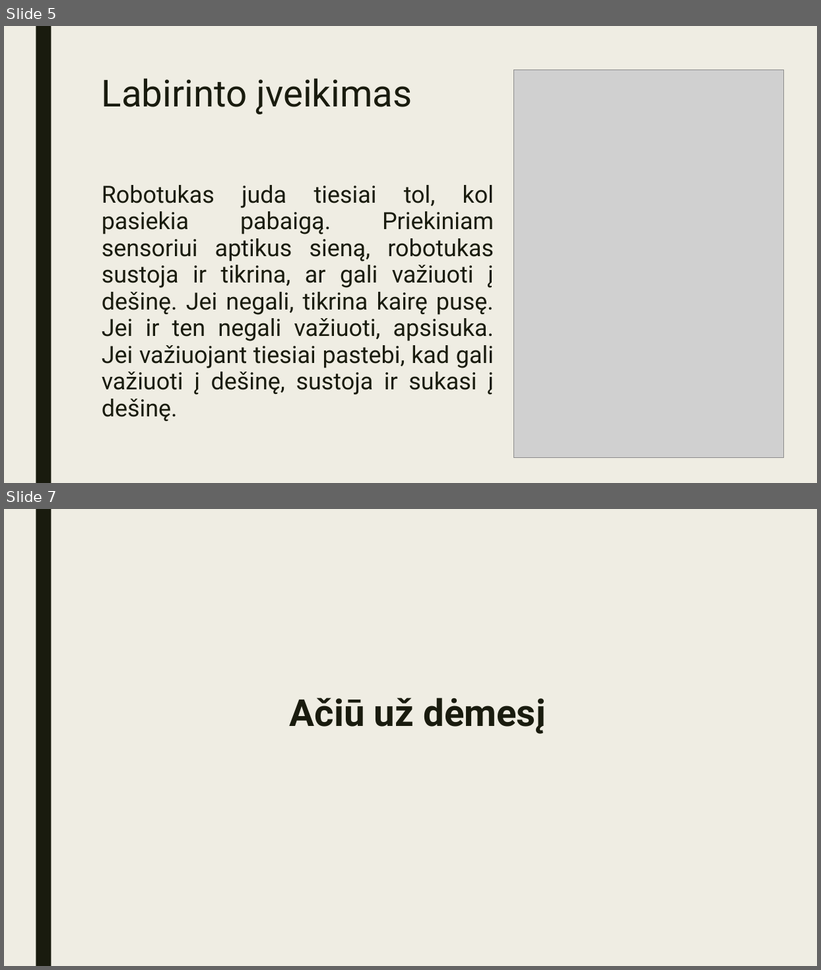
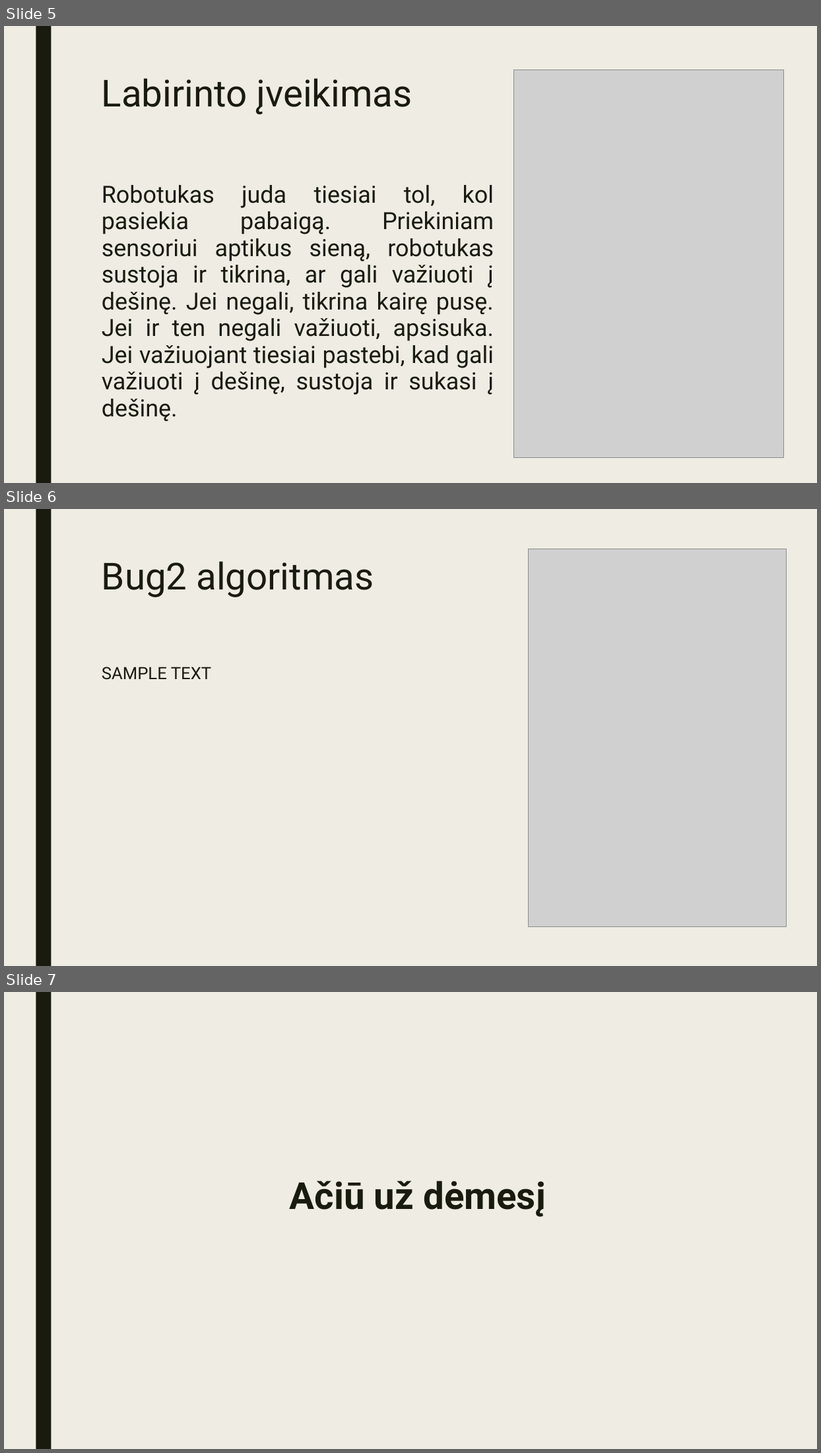
Before and after one commit to tomsius/robotu_projektas, a slide deck: Pristatymas.pptx. Shown one above the other, each under a label of ours: slides 5 and 7 before the commit, slides 5, 6 and 7 after it; the slides between them are not shown. The pictures are 821x970 and 821x1453 pixels, drawn with LibreOffice and Linux fonts; fonts in the diff are those of the drawing; grey boxes stand for pictures. Boxes give left, top, right and bottom in pixels: in the first picture for what was removed or moved away, otherwise in the second. Text is boxed around its words. In the diff, an @@ line names an element or a change of style, - is before the commit and + after.

```diff
--- a/Pristatymas.pptx
+++ b/Pristatymas.pptx
@@ slide 6 added at box(4, 509, 817, 966), background #EFEDE3; not listed: 1 template element that a slide beside it also shows @@
@@ title added at box(102, 561, 374, 597), 44 pt, text #191B0E @@
+Bug2 algoritmas
@@ picture added at box(529, 549, 787, 927) @@
@@ text added at box(102, 667, 211, 680), 20 pt, text #191B0E @@
+SAMPLE TEXT
```
Also in this commit, not shown: 1 slide changed, 1 slide removed, 1 other file.
